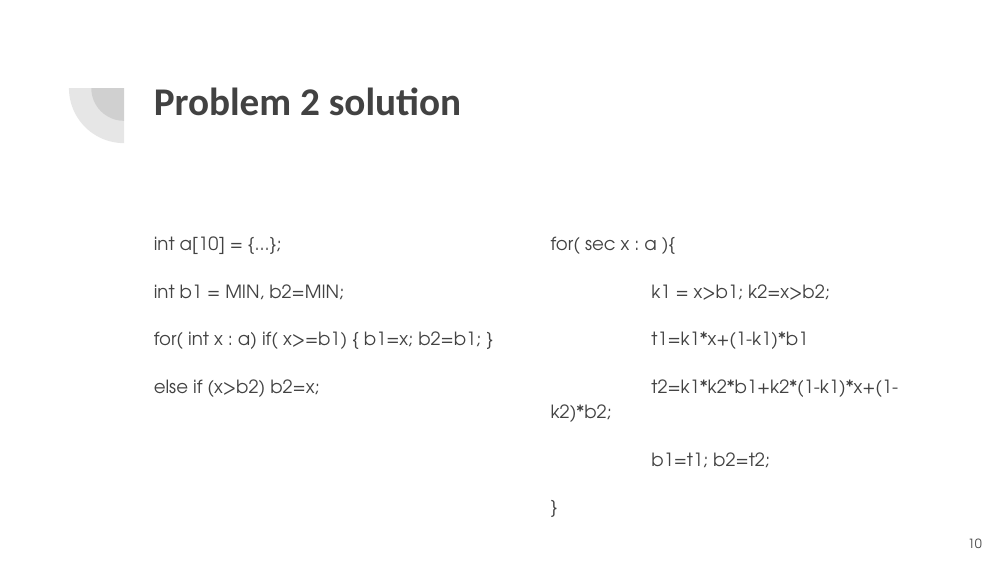
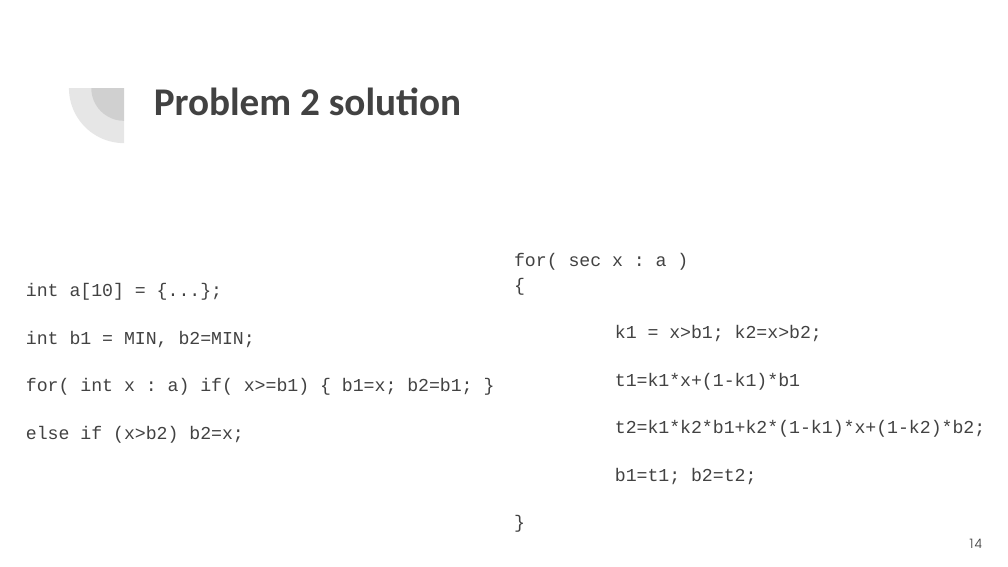
Before and after one commit to momalab/e3, a slide deck: slide 14 of tutorials/dop/Data_Oblivious_Programming.pptx (slide 10 before the commit). Drawn at 1008x567 pixels with LibreOffice and Linux fonts; fonts in the diff are those of the drawing. Boxes give left, top, right and bottom in pixels: in the first picture for what was removed or moved away, otherwise in the second. Text is boxed around its words. In the diff, an @@ line names an element or a change of style, - is before the commit and + after.

```diff
--- a/tutorials/dop/Data_Oblivious_Programming.pptx
+++ b/tutorials/dop/Data_Oblivious_Programming.pptx
@@ text "for( sec x : a ...": place and size @@
-text "for( sec x : a ..." at [551, 236, 898, 468]
+text "for( sec x : a ..." at [514, 253, 985, 484]
@@ text "int a[10] = {...};": place and size @@
-text "int a[10] = {...};" at [154, 236, 481, 397]
+text "int a[10] = {...};" at [26, 284, 472, 443]
@@ text "int a[10] = {...};" at [26, 284, 472, 443]: font TeX Gyre Adventor to Courier New @@
@@ text at [514, 253, 667, 270]: text changed; font TeX Gyre Adventor to Courier New @@
-for( sec x : a ){
+for( sec x : a )
+{
@@ text at [615, 326, 985, 484]: font TeX Gyre Adventor to Courier New in "k1 = x>b1; k2=x>b2;", "t1=k1*x+(1-k1)*b1", "t2=k1*k2*b1+k2*(1-k1)*x+(1-k2)*b2;", "b1=t1; b2=t2;" and 1 more places @@
@@ page number at [968, 538, 982, 548]: text changed @@
-10
+14
```
Also in this commit, not shown: 8 other slides changed, 4 slides added, 10 other files.
